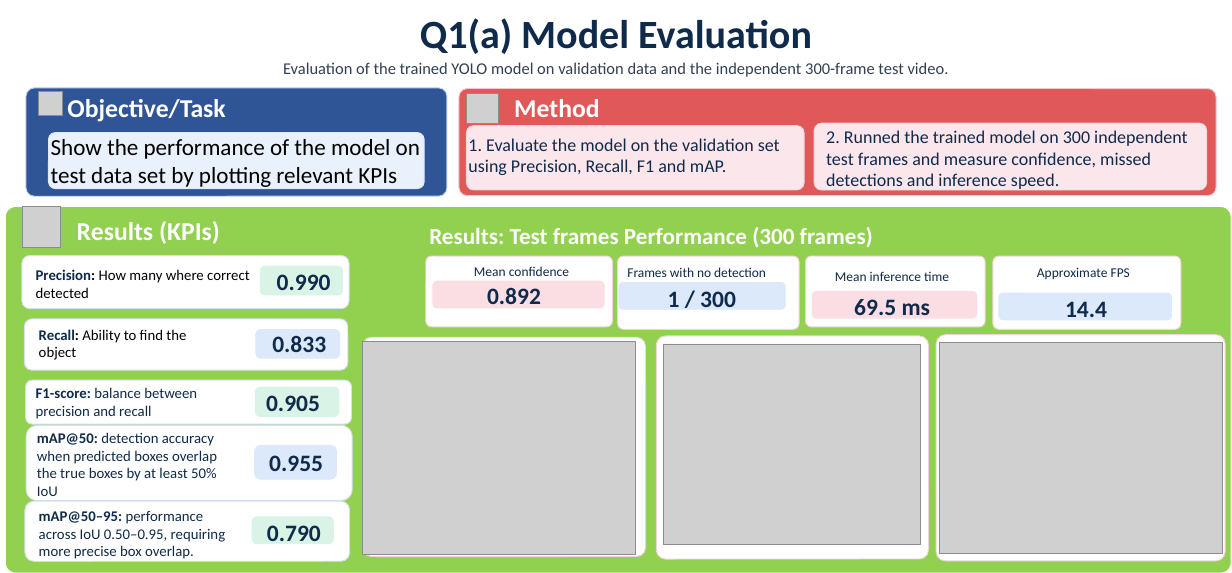
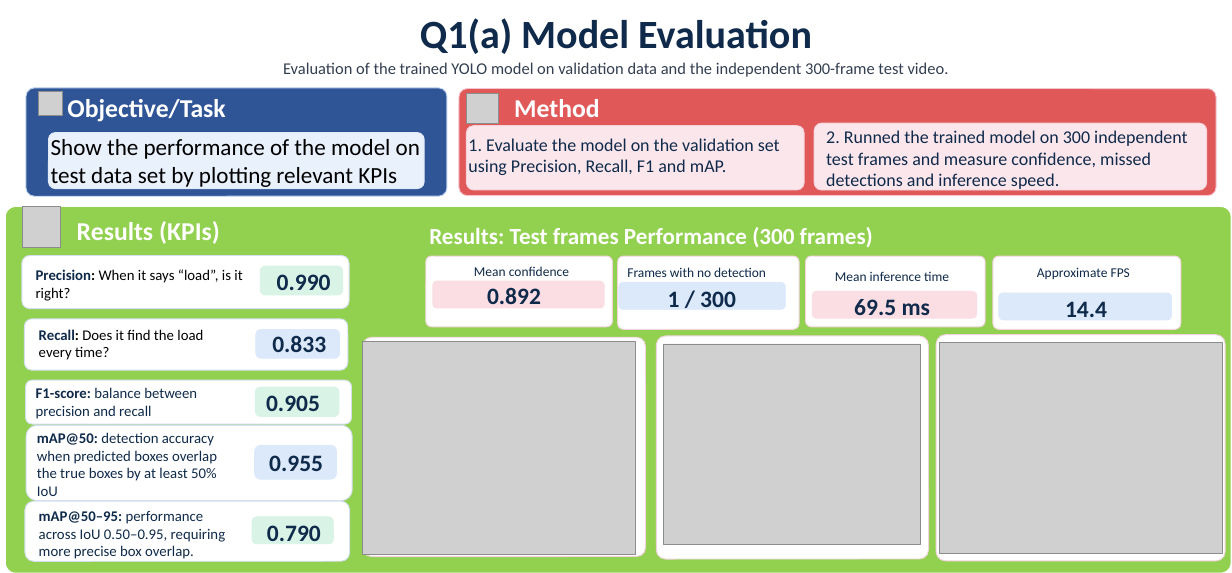
Before and after one commit to hedheddaw-stack/MAS512_Group9, a slide deck: slide 3 of MAS512_assignment1_gr9.pptx. Drawn at 1232x573 pixels with LibreOffice and Linux fonts; fonts in the diff are those of the drawing; grey boxes stand for pictures. Boxes give left, top, right and bottom in pixels: in the first picture for what was removed or moved away, otherwise in the second. Text is boxed around its words. In the diff, an @@ line names an element or a change of style, - is before the commit and + after.

```diff
--- a/MAS512_assignment1_gr9.pptx
+++ b/MAS512_assignment1_gr9.pptx
@@ text at (36, 269, 242, 301): text changed @@
-Precision: How many where correct detected
+Precision: When it says “load”, is it right?
@@ text at (39, 329, 203, 360): text changed @@
-Recall: Ability to find the object
+Recall: Does it find the load every time?
```
Also in this commit, not shown: 8 other slides changed.
